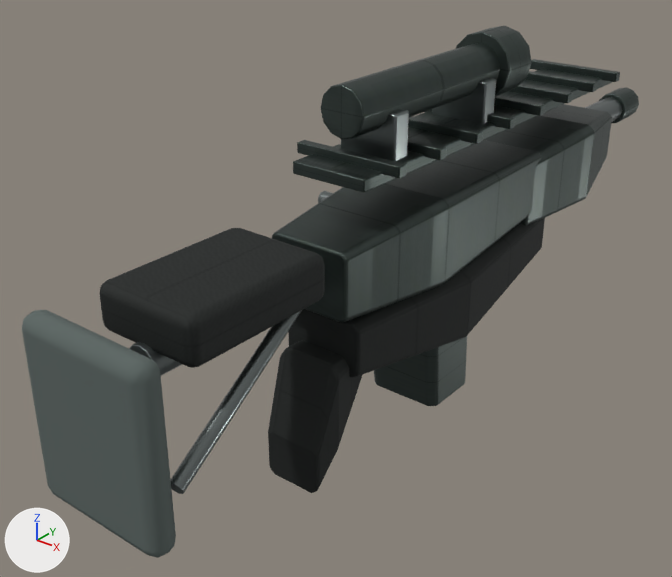
The glTF model public/assets/original/models/weapons/pass65-firearms/m14-ebr/m14-ebr-world-lod1.glb as it was, and as the next commit left it.
One viewpoint serves both versions: a camera (50 mm lens) standing at (1.017, -1.708, 0.629) and looking at (-0.153, -0.245, -0.278). Arrows for +X, +Y and +Z are at lower left; the lights stay in place. The older version comes first. Where no turn or scale is listed for an object, it has been applied to the vertices. Vertices at exactly the same position are counted once.

In view in the first picture: 'm14-ebr_WORLD_LOD1_Runtime_magazine_MAT_Pass65_m14_ebr_Primary_PBR', 'm14-ebr_WORLD_LOD1_Runtime_static_MAT_Pass65_m14_ebr_Gunmetal', 'm14-ebr_WORLD_LOD1_Runtime_static_MAT_Pass65_m14_ebr_Polymer_PBR', 'm14-ebr_WORLD_LOD1_Runtime_static_MAT_Pass65_m14_ebr_Primary_PBR', 'm14-ebr_WORLD_LOD1_Runtime_static_MAT_Pass65_m14_ebr_Rubber' and 1 more.
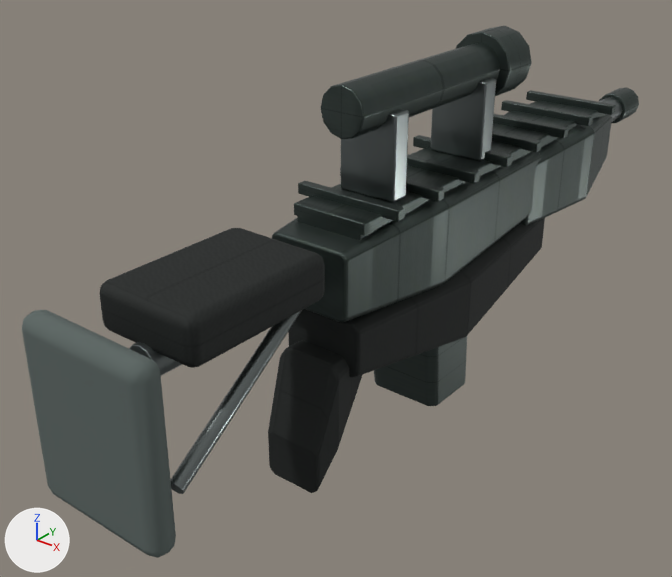
What differs and where, as boxes [x1, y1, x2, y2] in the pictures (672 x 577 px; the box of a moved part takes in the faces that stretch with it):
part 1 of me_cylinder_1559, moved or reshaped
    before: [432, 81, 496, 124]
    after: [431, 81, 496, 161]
part 2 of me_cylinder_1559, moved or reshaped
    before: [341, 113, 409, 161]
    after: [341, 113, 409, 202]
part 3 of me_m14ebr_action_world_lod1_mesh, moved or reshaped
    before: [293, 69, 612, 193]
    after: [298, 216, 377, 240]
part 4 of me_m14ebr_action_world_lod1_mesh, moved or reshaped
    before: [297, 140, 406, 178]
    after: [298, 181, 405, 222]
part 5 of me_m14ebr_action_world_lod1_mesh, moved or reshaped
    before: [408, 138, 447, 160]
    after: [340, 167, 444, 202]
part 6 of me_m14ebr_action_world_lod1_mesh, moved or reshaped
    before: [408, 117, 483, 144]
    after: [407, 154, 480, 184]
part 7 of me_m14ebr_action_world_lod1_mesh, moved or reshaped
    before: [425, 109, 516, 129]
    after: [413, 135, 512, 167]
part 8 of me_m14ebr_action_world_lod1_mesh, moved or reshaped
    before: [494, 96, 545, 116]
    after: [492, 131, 542, 152]
part 9 of me_m14ebr_action_world_lod1_mesh, moved or reshaped
    before: [510, 84, 572, 103]
    after: [493, 114, 568, 139]
part 10 of me_m14ebr_action_world_lod1_mesh, moved or reshaped
    before: [526, 71, 597, 92]
    after: [501, 100, 593, 126]
part 11 of me_m14ebr_action_world_lod1_mesh, moved or reshaped
    before: [530, 59, 620, 82]
    after: [526, 90, 616, 115]
part 12 of me_m14ebr_action_world_lod1_mesh, added
    after: [294, 100, 607, 236]

Patch to the scene script:
```diff
--- a/public/assets/original/models/weapons/pass65-firearms/m14-ebr/m14-ebr-world-lod1.glb.py
+++ b/public/assets/original/models/weapons/pass65-firearms/m14-ebr/m14-ebr-world-lod1.glb.py
@@ me_cylinder_1559 @@
 me_cylinder_1559.from_pydata(...)  # 576 vertices, 1128 faces; spans x -0.14..0.14, y -0.9..0.9, z -0.22..0.22
 # used by ob_m14_ebr_world_lod1_runtime_static_mat_pass65_m14_ebr_gunmetal; location = (0.0, -0.084, -0.042)
+# me_cylinder_1559 part 1: all 48 vertices in x -0.07..0.07, y 0.06..0.11, z 0.11 are moved by (0.0, 0.0, -0.06)
+# me_cylinder_1559 part 2: all 48 vertices in x -0.07..0.07, y -0.26..-0.21, z 0.11 are moved by (0.0, 0.0, -0.06)
 me_cylinder_1559.materials.append(mat_mat_pass65_m14_ebr_gunmetal)
@@ me_m14ebr_action_world_lod1_mesh @@
 # used by ob_m14_ebr_world_lod1_runtime_static_mat_pass65_m14_ebr_primary_pbr; location = (0.0, 0.193, -0.045)
-me_m14ebr_action_world_lod1_mesh.from_pydata(...)  # 2332 vertices, 4592 faces; spans x -0.125..0.125, y -0.715..0.715, z -0.301..0.301
+me_m14ebr_action_world_lod1_mesh.from_pydata(...)  # 2428 vertices, 4780 faces; spans x -0.125..0.125, y -0.715..0.715, z -0.301..0.301
+# me_m14ebr_action_world_lod1_mesh part 3: the loose piece of 96 vertices spanning x -0.084..0.084, y -0.655..0.405, z 0.107..0.132 is scaled about its middle by (0.891, 1, 1.14), then moved by (0.0, 0.0, -0.105)
+# me_m14ebr_action_world_lod1_mesh part 4: the loose piece of 96 vertices spanning x -0.12..0.12, y -0.6..-0.578, z 0.126..0.148 is moved by (0.0, 0.0, -0.082)
+# me_m14ebr_action_world_lod1_mesh part 5: the loose piece of 96 vertices spanning x -0.12..0.12, y -0.467..-0.445, z 0.126..0.148 is moved by (0.0, 0.0, -0.082)
+# me_m14ebr_action_world_lod1_mesh part 6: the loose piece of 96 vertices spanning x -0.12..0.12, y -0.335..-0.313, z 0.126..0.148 is moved by (0.0, 0.0, -0.082)
+# me_m14ebr_action_world_lod1_mesh part 7: the loose piece of 96 vertices spanning x -0.12..0.12, y -0.202..-0.18, z 0.126..0.148 is moved by (0.0, 0.0, -0.082)
+# me_m14ebr_action_world_lod1_mesh part 8: the loose piece of 96 vertices spanning x -0.12..0.12, y -0.07..-0.048, z 0.126..0.148 is moved by (0.0, 0.0, -0.082)
+# me_m14ebr_action_world_lod1_mesh part 9: the loose piece of 96 vertices spanning x -0.12..0.12, y 0.063..0.085, z 0.126..0.148 is moved by (0.0, 0.0, -0.082)
+# me_m14ebr_action_world_lod1_mesh part 10: the loose piece of 96 vertices spanning x -0.12..0.12, y 0.195..0.217, z 0.126..0.148 is moved by (0.0, 0.0, -0.082)
+# me_m14ebr_action_world_lod1_mesh part 11: the loose piece of 96 vertices spanning x -0.12..0.12, y 0.328..0.35, z 0.126..0.148 is moved by (0.0, 0.0, -0.082)
+# me_m14ebr_action_world_lod1_mesh part 12: a new loose piece of 96 vertices spanning x -0.084..0.084, y -0.655..0.405, z 0.024..0.049, in mat_mat_pass65_m14_ebr_primary_pbr
 me_m14ebr_action_world_lod1_mesh.materials.append(mat_mat_pass65_m14_ebr_primary_pbr)
```
